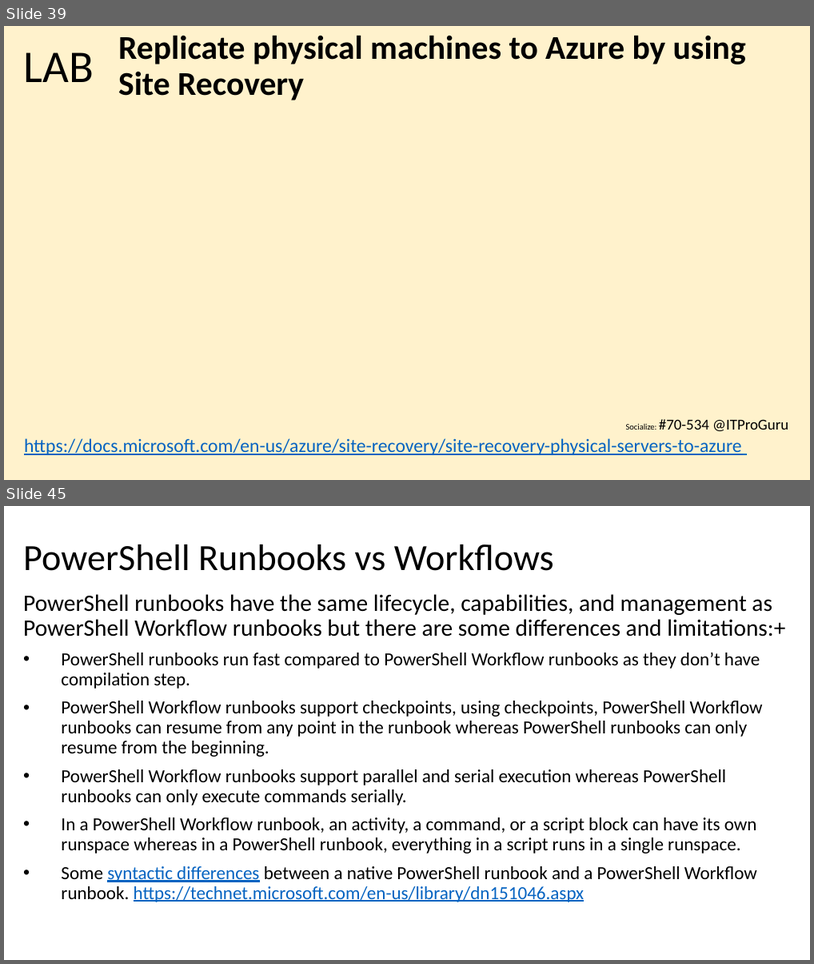
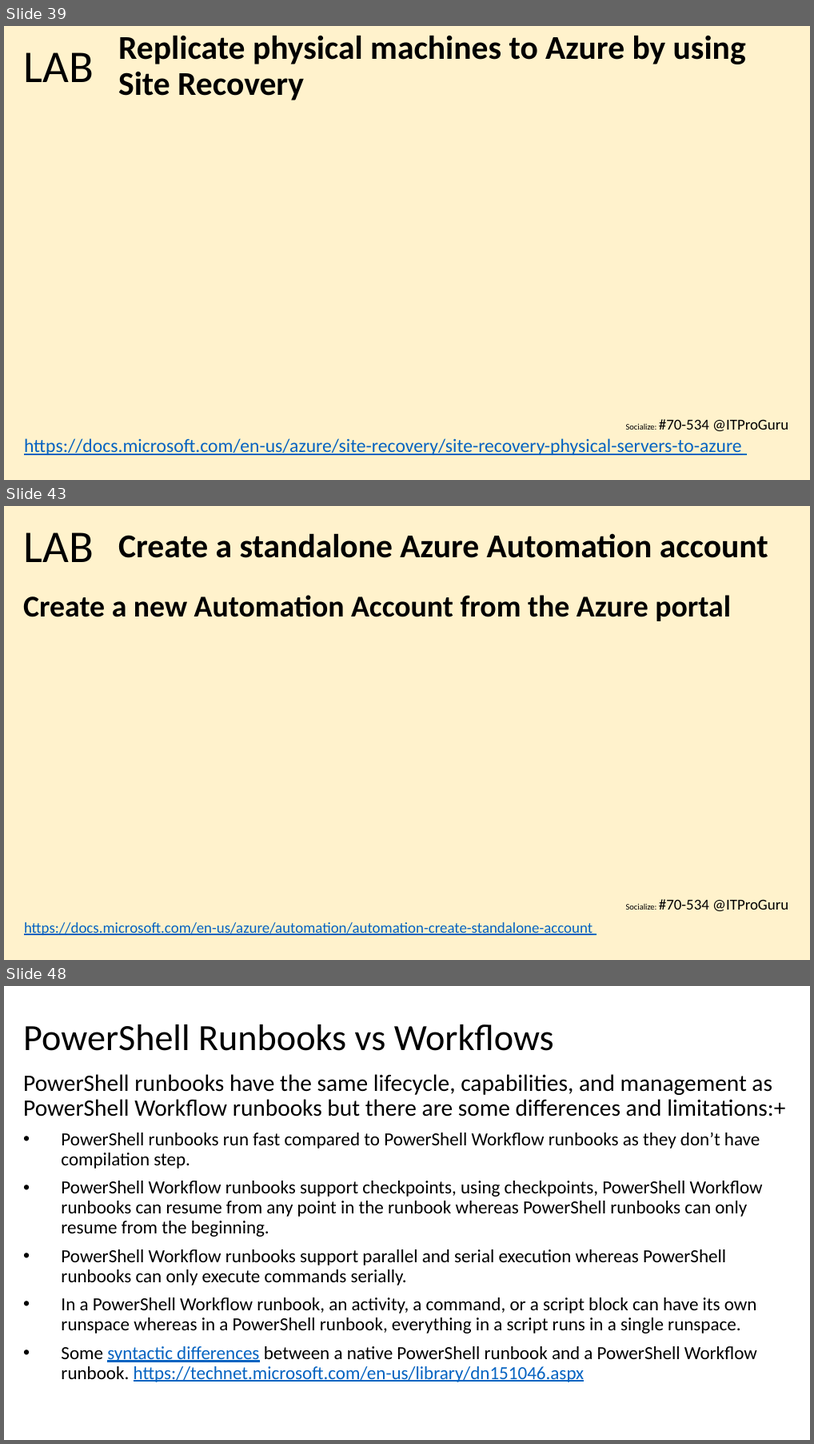
Before and after one commit to dstolts/70-534, a slide deck: Presentations/70-534 6-Monitoring-Dan (.2.3.5).pptx. Shown one above the other, each under a label of ours: slides 39 and 45 before the commit, slides 39, 43 and 48 after it; the slides between them are not shown. The pictures are 814x964 and 814x1444 pixels, drawn with LibreOffice and Linux fonts; fonts in the diff are those of the drawing. Boxes give left, top, right and bottom in pixels: in the first picture for what was removed or moved away, otherwise in the second. Text is boxed around its words. In the diff, an @@ line names an element or a change of style, - is before the commit and + after.

```diff
--- a/Presentations/70-534 6-Monitoring-Dan (.2.3.5).pptx
+++ b/Presentations/70-534 6-Monitoring-Dan (.2.3.5).pptx
@@ slide 43 added at [4, 506, 810, 960], background #FFF2CC; not listed: 2 template elements that a slide beside it also shows @@
@@ title added at [118, 533, 769, 558], 39.6 pt, text #000000, bold @@
+Create a standalone Azure Automation account
@@ text added at [23, 595, 731, 621], 36 pt, text #000000, bold @@
+Create a new Automation Account from the Azure portal
@@ text added at [24, 922, 593, 935], 18 pt, text #0563C1, underline @@
+https://docs.microsoft.com/en-us/azure/automation/automation-create-standalone-account
@@ what was slide 45 is now slide 48 @@
```
Also in this commit, not shown: 4 slides changed, 2 other slides added, 6 other files.
